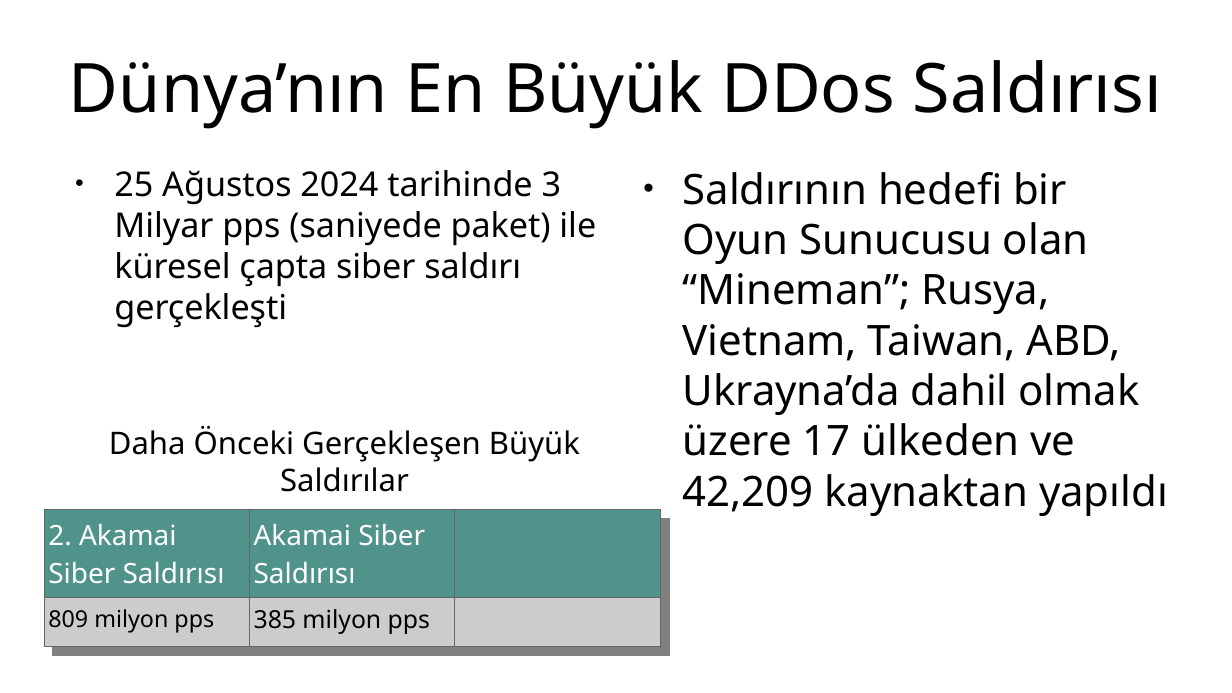
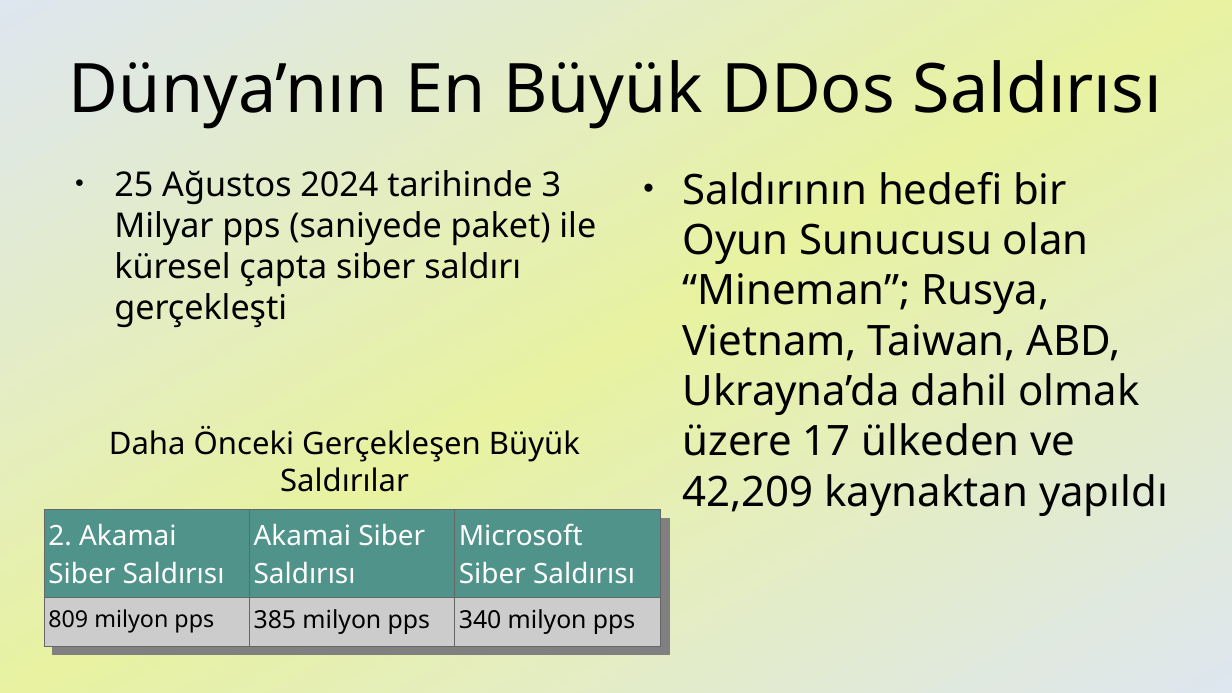
Before and after one commit to kadir1243/kadir1243.github.io, a slide deck: slide 1 of sites/kulüptablo.pptx. Drawn at 1232x693 pixels with LibreOffice and Linux fonts; fonts in the diff are those of the drawing. Boxes give left, top, right and bottom in pixels: in the first picture for what was removed or moved away, otherwise in the second. Text is boxed around its words. In the diff, an @@ line names an element or a change of style, - is before the commit and + after.

```diff
--- a/sites/kulüptablo.pptx
+++ b/sites/kulüptablo.pptx
@@ background #FFFFFF to gradient #DEE6EF to #E8F2A1 @@
@@ table at [44, 510, 662, 680] @@
-row 1, column 3: 
+row 1, column 3: Microsoft Siber Saldırısı
-row 2, column 3: 
+row 2, column 3: 340 milyon pps
```
